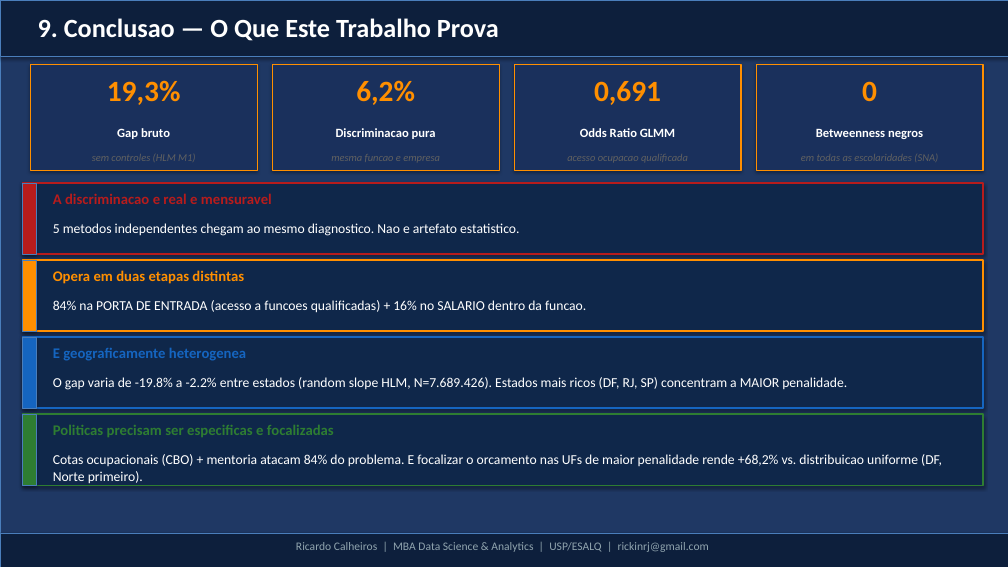
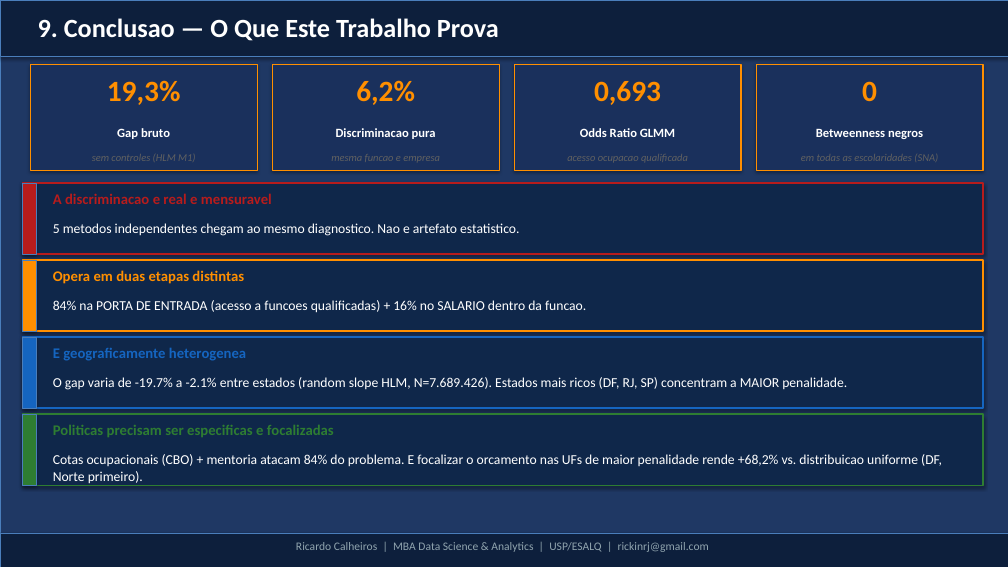
Before and after one commit to rickinrj-ux/ProjetoRacismoPNAD, a slide deck: slide 10 of apresentacao_executiva_tcc.pptx. Drawn at 1008x567 pixels with LibreOffice and Linux fonts; fonts in the diff are those of the drawing. Boxes give left, top, right and bottom in pixels: in the first picture for what was removed or moved away, otherwise in the second. Text is boxed around its words. In the diff, an @@ line names an element or a change of style, - is before the commit and + after.

```diff
--- a/apresentacao_executiva_tcc.pptx
+++ b/apresentacao_executiva_tcc.pptx
@@ text at bbox=[594, 81, 661, 105]: text changed @@
-0,691
+0,693
@@ text at bbox=[53, 377, 847, 390]: text changed @@
-O gap varia de -19.8% a -2.2% entre estados (random slope HLM, N=7.689.426). Estados mais ricos (DF, RJ, SP) concentram a MAIOR penalidade.
+O gap varia de -19.7% a -2.1% entre estados (random slope HLM, N=7.689.426). Estados mais ricos (DF, RJ, SP) concentram a MAIOR penalidade.
```
Also in this commit, not shown: 5 other slides changed, 2 other files.
